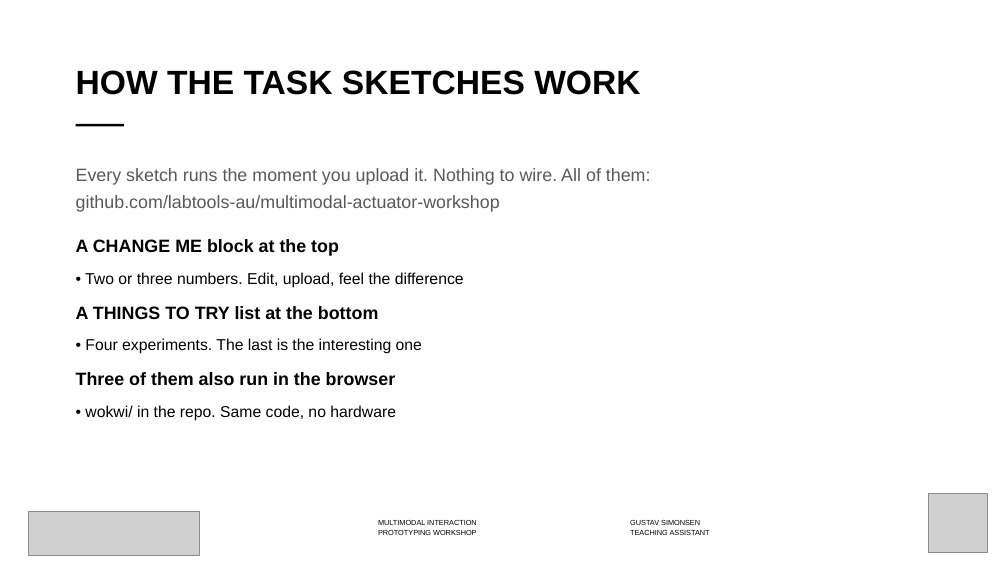
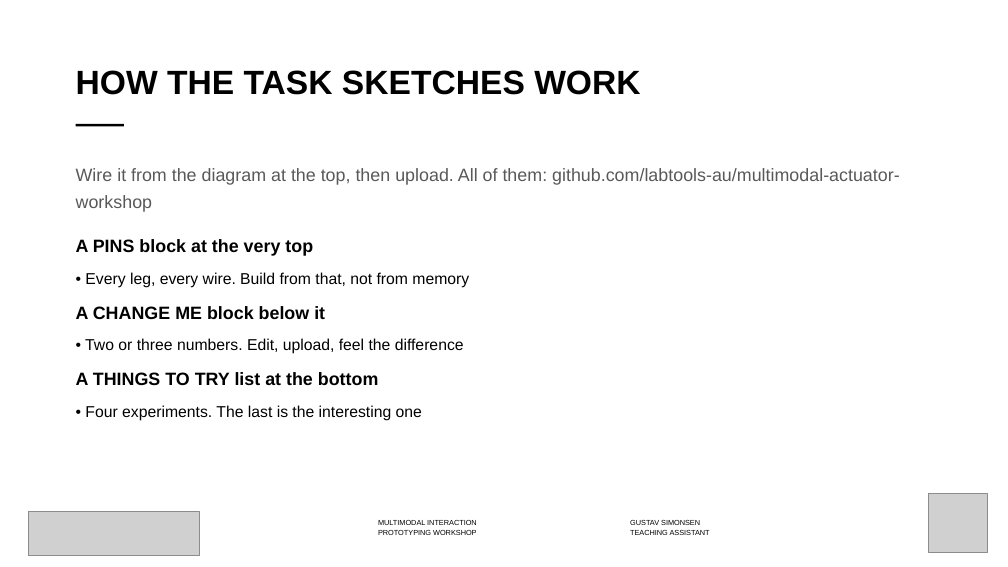
Before and after one commit to labtools-au/multimodal-actuator-workshop, a slide deck: slide 7 of docs/multimodal-actuator-workshop.pptx. Drawn at 1008x567 pixels with LibreOffice and Linux fonts; fonts in the diff are those of the drawing; grey boxes stand for pictures; background and template pictures are left out. Boxes give left, top, right and bottom in pixels: in the first picture for what was removed or moved away, otherwise in the second. Text is boxed around its words. In the diff, an @@ line names an element or a change of style, - is before the commit and + after.

```diff
--- a/docs/multimodal-actuator-workshop.pptx
+++ b/docs/multimodal-actuator-workshop.pptx
@@ text at (x1=76, y1=168, x2=900, y2=319): text changed @@
-Every sketch runs the moment you upload it. Nothing to wire. All of them: github.com/labtools-au/multimodal-actuator-workshop
-A CHANGE ME block at the top
+Wire it from the diagram at the top, then upload. All of them: github.com/labtools-au/multimodal-actuator-workshop
+A PINS block at the very top
+• Every leg, every wire. Build from that, not from memory
+A CHANGE ME block below it
@@ text at (x1=76, y1=372, x2=396, y2=421): paragraphs removed @@
-Three of them also run in the browser
-• wokwi/ in the repo. Same code, no hardware
```
Also in this commit, not shown: 4 other slides changed, 12 other files.
